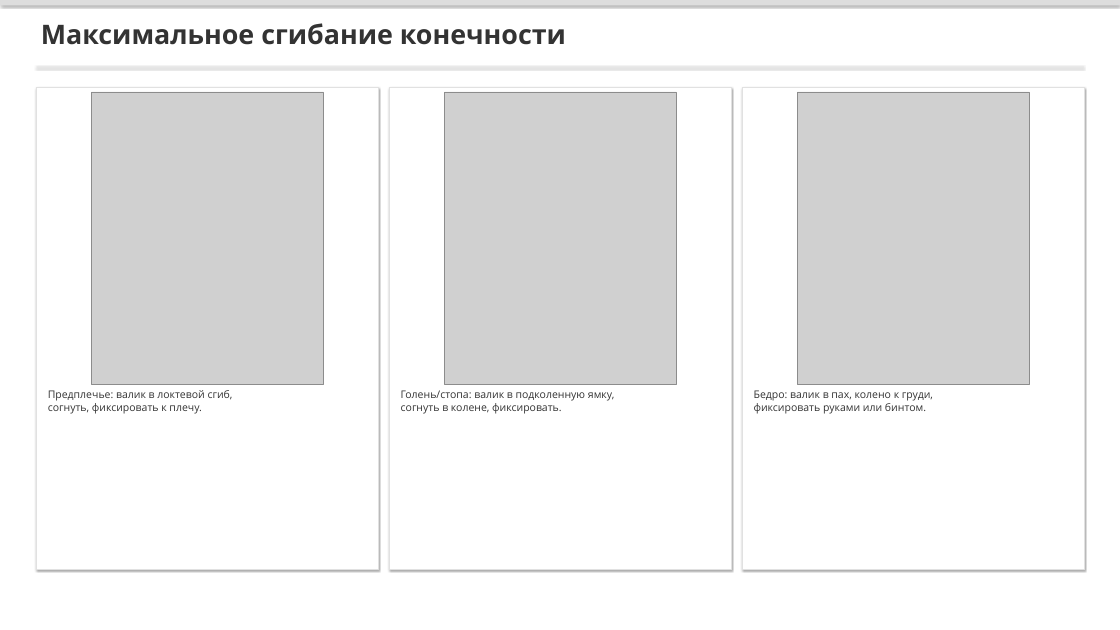
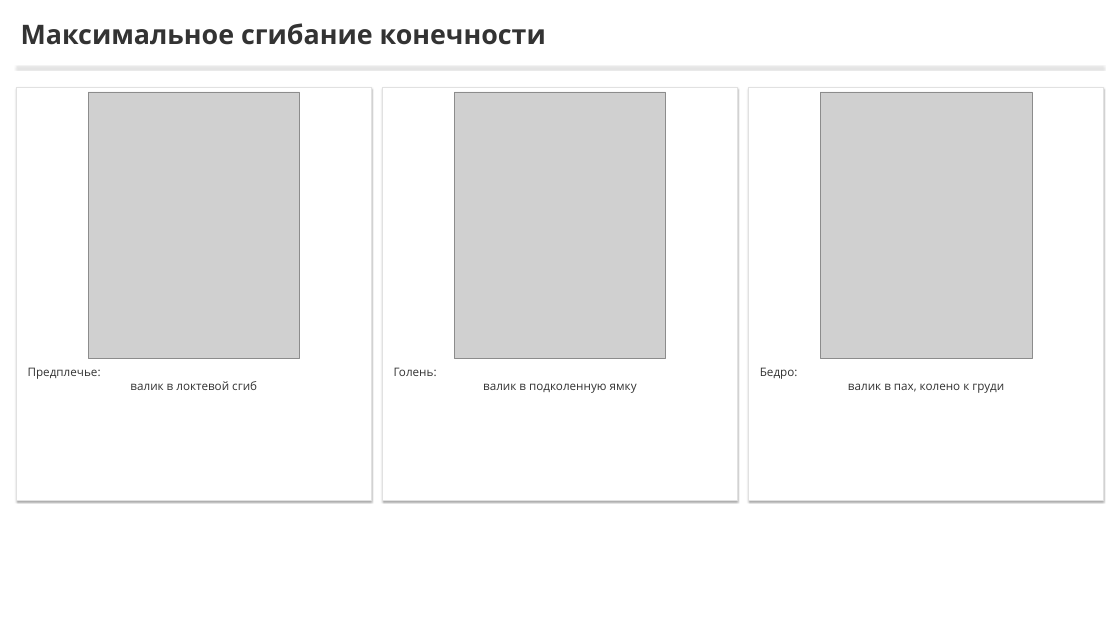
Before and after one commit to lysakalenushka-hash/-, a slide deck: slide 11 of tema2_bleeding/Способы_временной_остановки_кровотечения.pptx. Drawn at 1120x630 pixels with LibreOffice and Linux fonts; fonts in the diff are those of the drawing; grey boxes stand for pictures. Boxes give left, top, right and bottom in pixels: in the first picture for what was removed or moved away, otherwise in the second. Text is boxed around its words. In the diff, an @@ line names an element or a change of style, - is before the commit and + after.

```diff
--- a/tema2_bleeding/Способы_временной_остановки_кровотечения.pptx
+++ b/tema2_bleeding/Способы_временной_остановки_кровотечения.pptx
@@ rectangle removed at (0,0,1120,5) @@
@@ text "Максимальное сгибание конечности": place and size @@
-text "Максимальное сгибание конечности" at (41,23,566,45)
+text "Максимальное сгибание конечности" at (21,23,546,45)
@@ rectangle: place and size @@
-rectangle at (37,67,1083,68)
+rectangle at (16,67,1103,68)
@@ outline #E1E1E1 1 pt to #E1E1E1 1.25 pt in 3 elements at (383,87,737,501), (749,87,1103,501), (16,87,371,501) @@
@@ rectangle: place and size @@
-rectangle at (37,87,378,569)
+rectangle at (16,87,371,501)
@@ rectangle: place and size @@
-rectangle at (390,87,731,569)
+rectangle at (383,87,737,501)
@@ rectangle: place and size @@
-rectangle at (742,87,1084,569)
+rectangle at (749,87,1103,501)
@@ picture: place and size @@
-picture at (92,92,323,384)
+picture at (88,92,299,358)
@@ picture: place and size @@
-picture at (444,92,676,384)
+picture at (454,92,666,358)
@@ picture: place and size @@
-picture at (797,92,1029,384)
+picture at (821,92,1032,358)
@@ text at (28,367,257,390): text changed; size 18 to 20 pt @@
-Предплечье: валик в локтевой сгиб,
-согнуть, фиксировать к плечу.
+Предплечье:
+валик в локтевой сгиб
@@ text at (394,367,637,393): text changed; size 18 to 20 pt @@
-Голень/стопа: валик в подколенную ямку,
-согнуть в колене, фиксировать.
+Голень:
+валик в подколенную ямку
@@ text at (760,367,1004,393): text changed; size 18 to 20 pt @@
-Бедро: валик в пах, колено к груди,
-фиксировать руками или бинтом.
+Бедро:
+валик в пах, колено к груди
```
Also in this commit, not shown: 17 other slides changed, 3 slides added, 3 slides removed, 7 other files.
